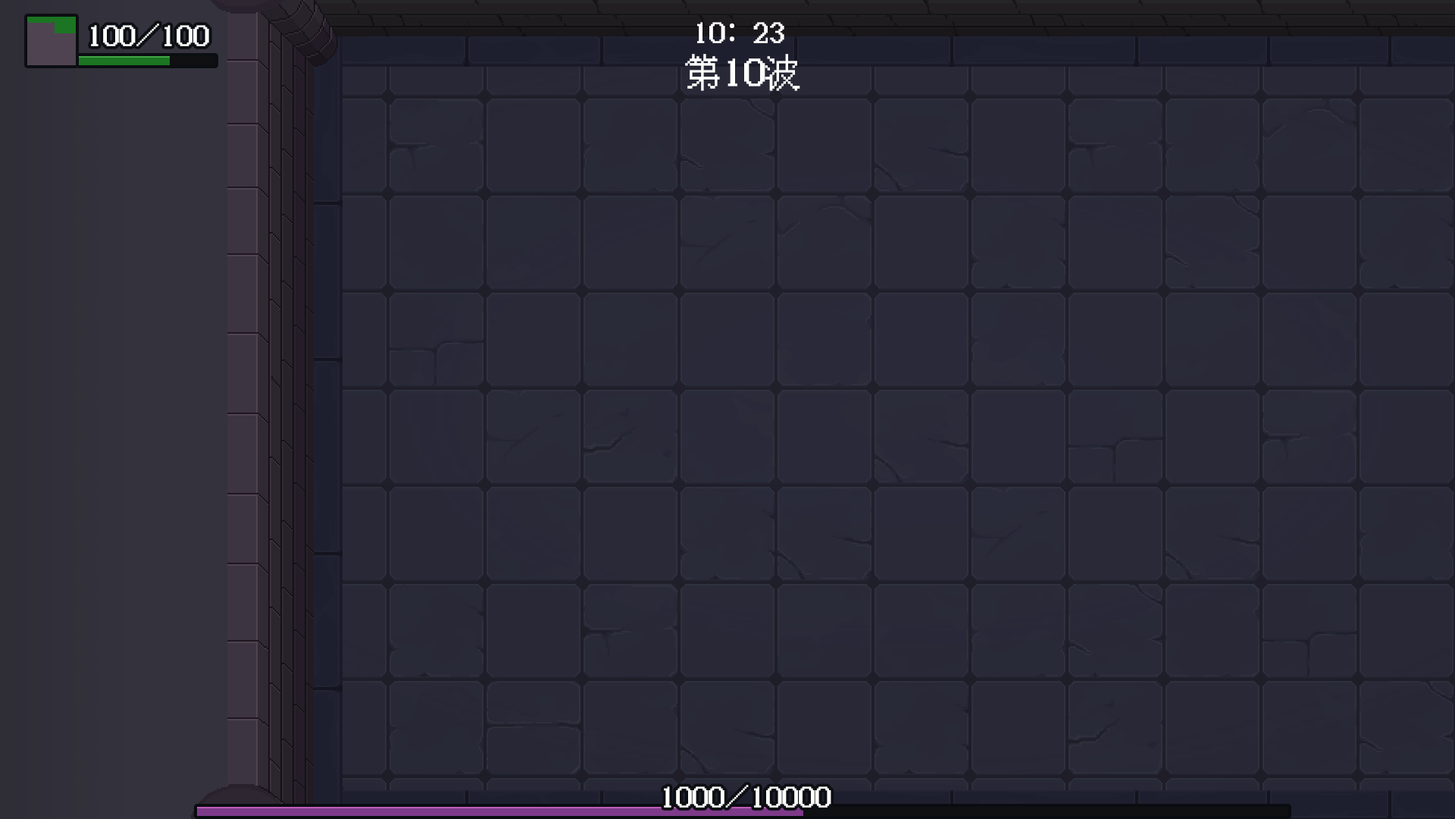
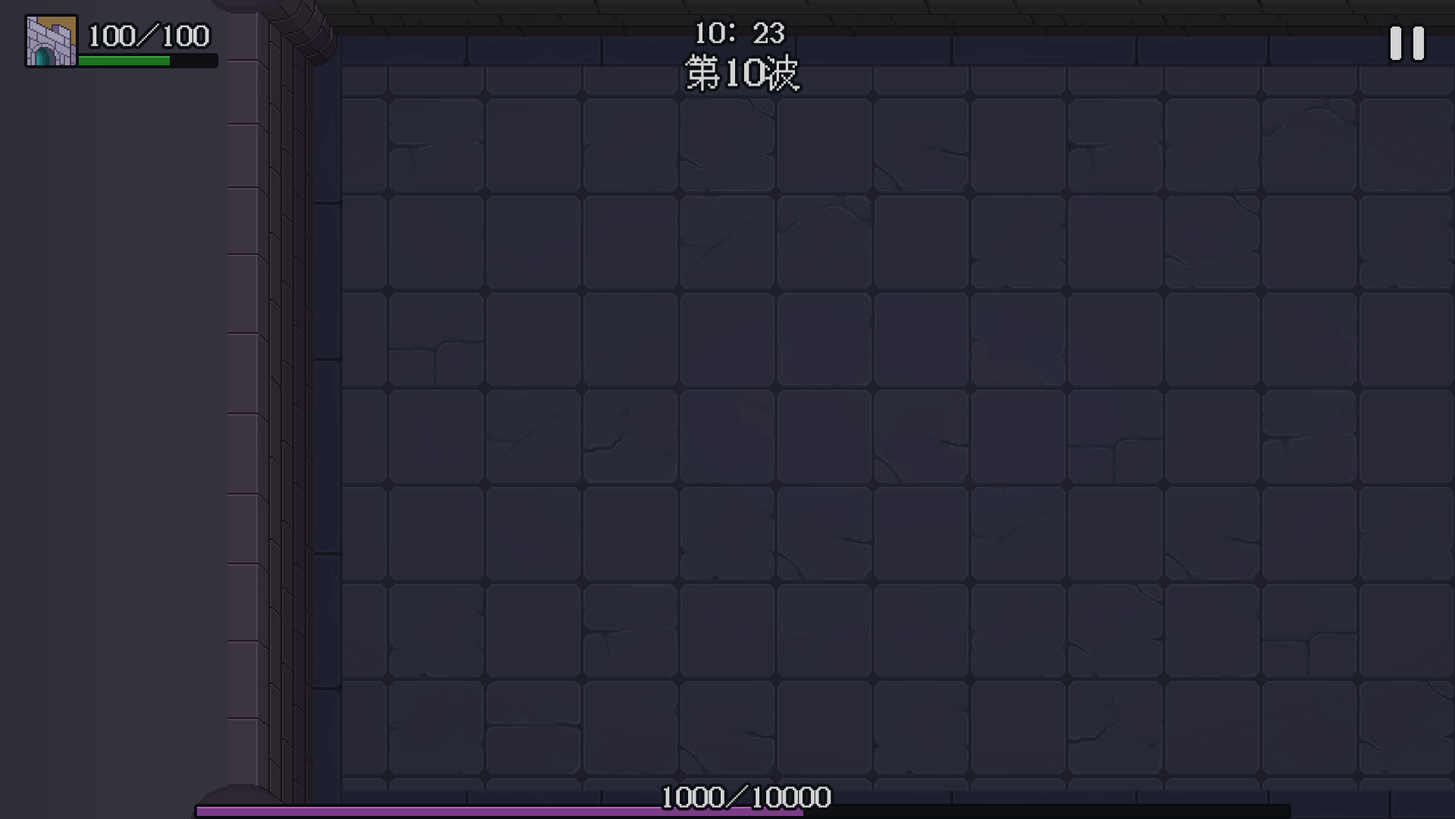
Two versions of the same layered image (1455x819). Layer-by-layer changes:
painted on "1000/10000" over [663,784,832,808]
added layer "图层 5 拷贝" above "图层 4" over [1390,26,1425,60]
added layer "图层 3" above "图层 1" over [27,16,76,66]
painted on "10：23" over [697,21,785,44]
painted on "第10波" over [685,53,801,91]
painted on "100/100" over [90,23,210,47]
